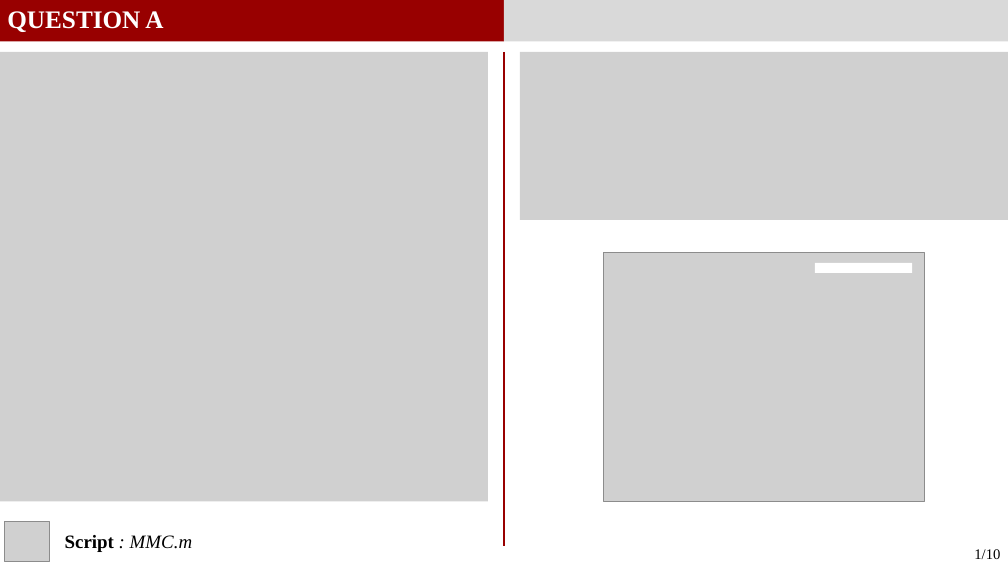
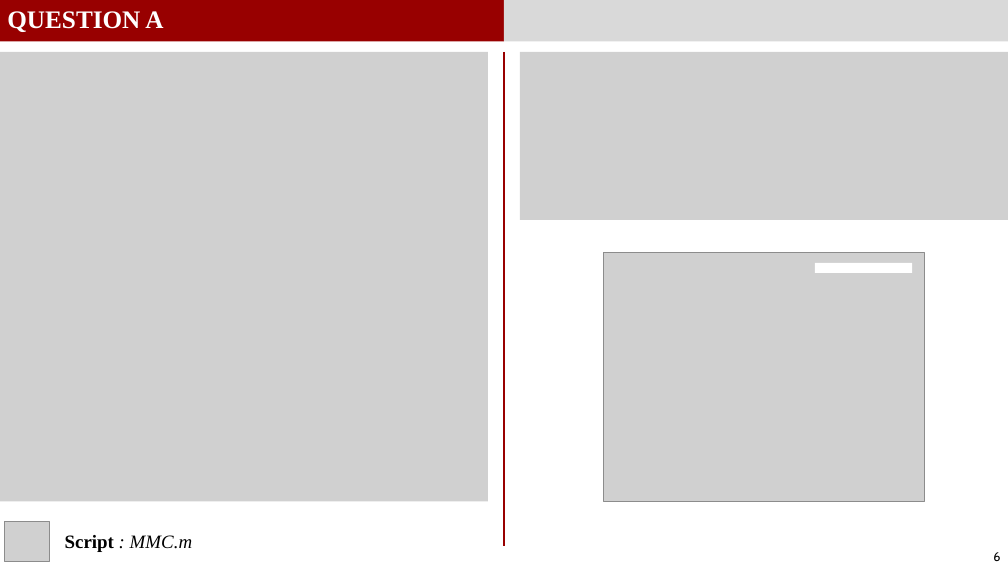
Before and after one commit to GauthierBRUNEL/MEC8211_devoir_3, a slide deck: slide 6 of doc/Rapport_Devoir3.pptx. Drawn at 1008x567 pixels with LibreOffice and Linux fonts; fonts in the diff are those of the drawing; grey boxes stand for pictures. Boxes give left, top, right and bottom in pixels: in the first picture for what was removed or moved away, otherwise in the second. Text is boxed around its words. In the diff, an @@ line names an element or a change of style, - is before the commit and + after.

```diff
--- a/doc/Rapport_Devoir3.pptx
+++ b/doc/Rapport_Devoir3.pptx
@@ text removed at (974, 549, 1000, 559) @@
-1/10
@@ page number added at (993, 552, 1000, 561), 12 pt, text #000000 @@
+6
```
Also in this commit, not shown: 12 other slides changed, 1 other file.
